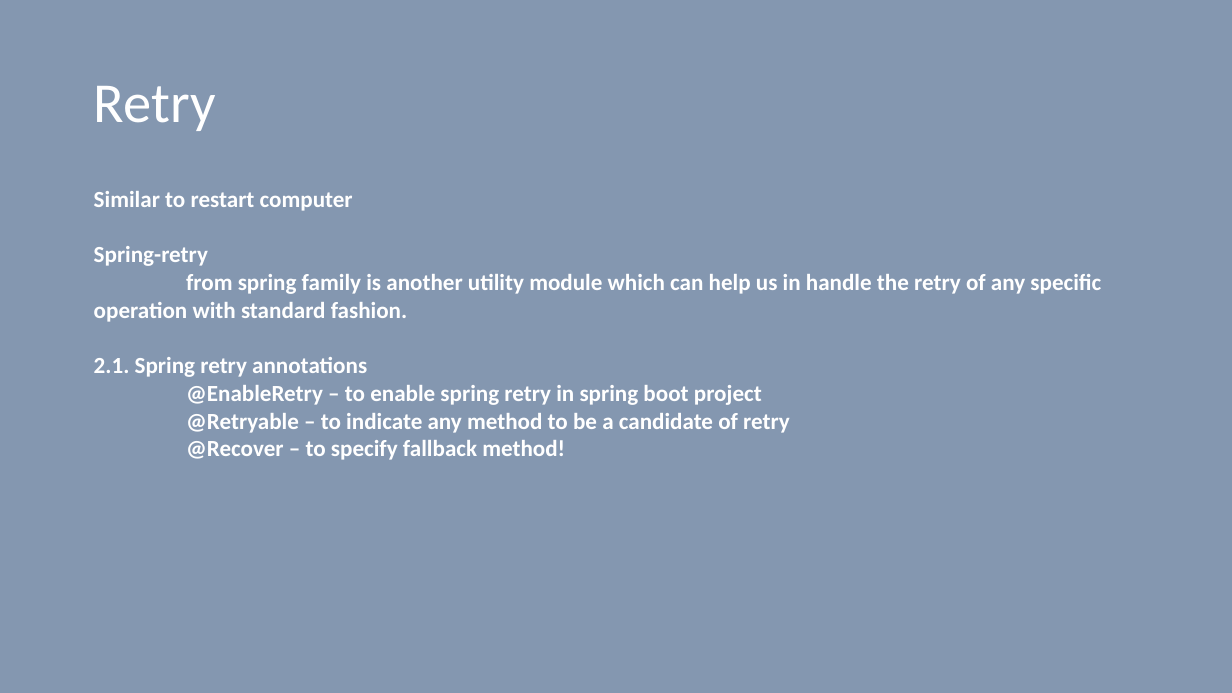
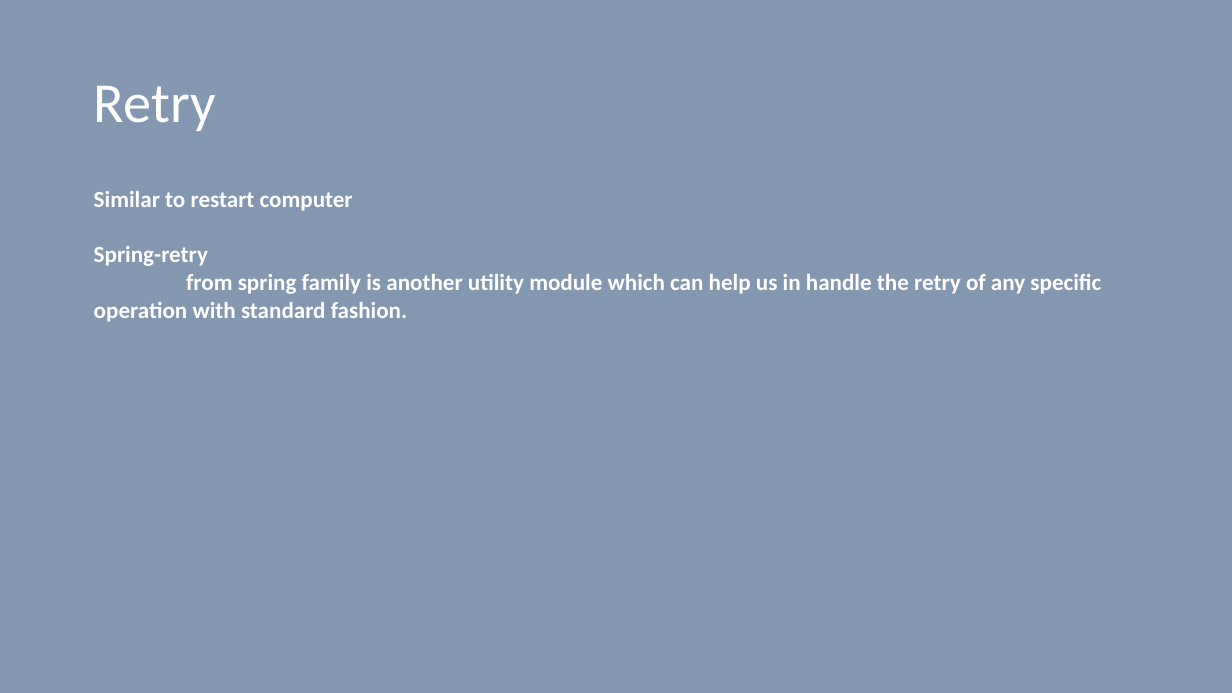
Before and after one commit to vilasvarghese/microservices, a slide deck: slide 8 of training/day4/Day4.pptx. Drawn at 1232x693 pixels with LibreOffice and Linux fonts; fonts in the diff are those of the drawing. Boxes give left, top, right and bottom in pixels: in the first picture for what was removed or moved away, otherwise in the second. Text is boxed around its words. In the diff, an @@ line names an element or a change of style, - is before the commit and + after.

```diff
--- a/training/day4/Day4.pptx
+++ b/training/day4/Day4.pptx
@@ text at bbox=[94, 357, 790, 460]: paragraphs removed @@
-2.1. Spring retry annotations
-@EnableRetry – to enable spring retry in spring boot project
-@Retryable – to indicate any method to be a candidate of retry
-@Recover – to specify fallback method!
```
Also in this commit, not shown: 1 other slide changed, 2 slides added, 1 slide removed, 10 other files.
